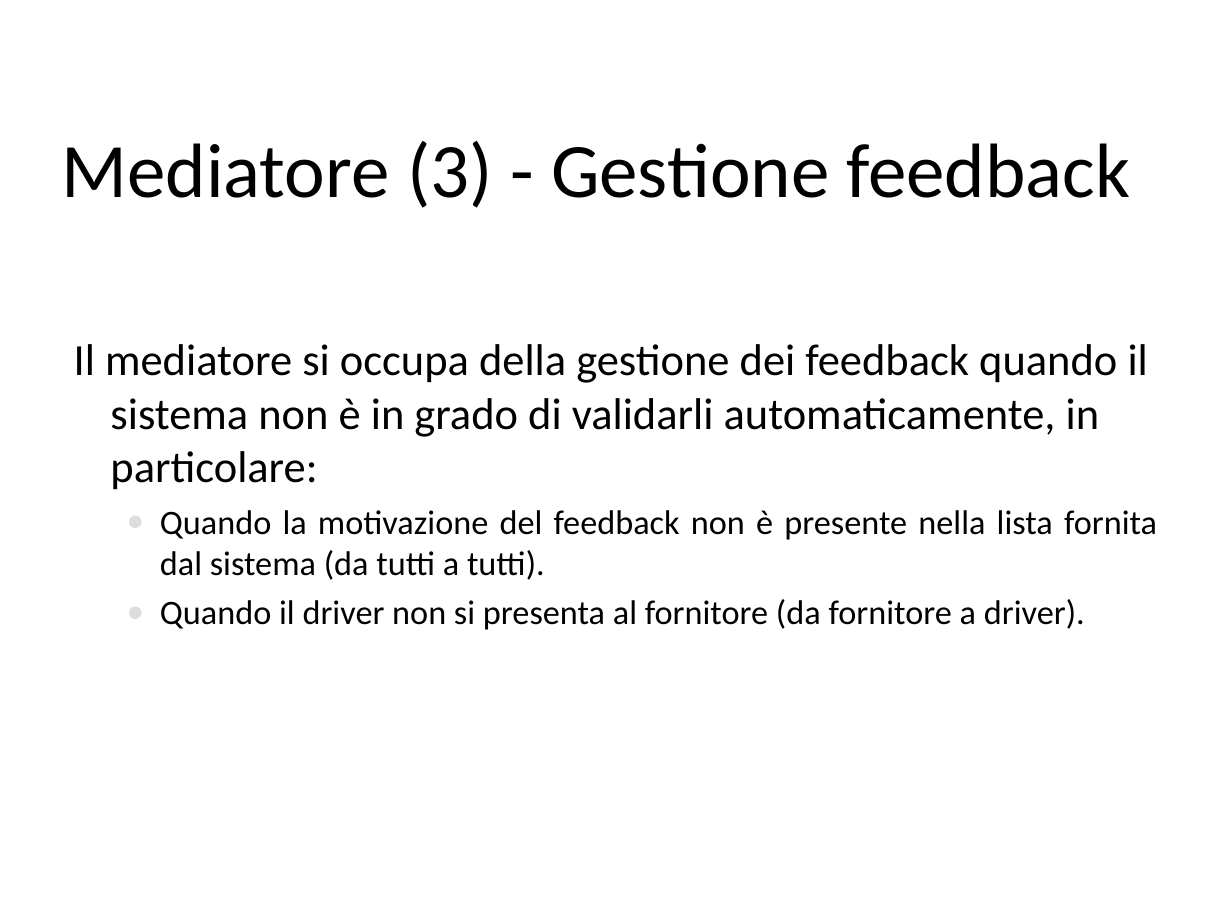
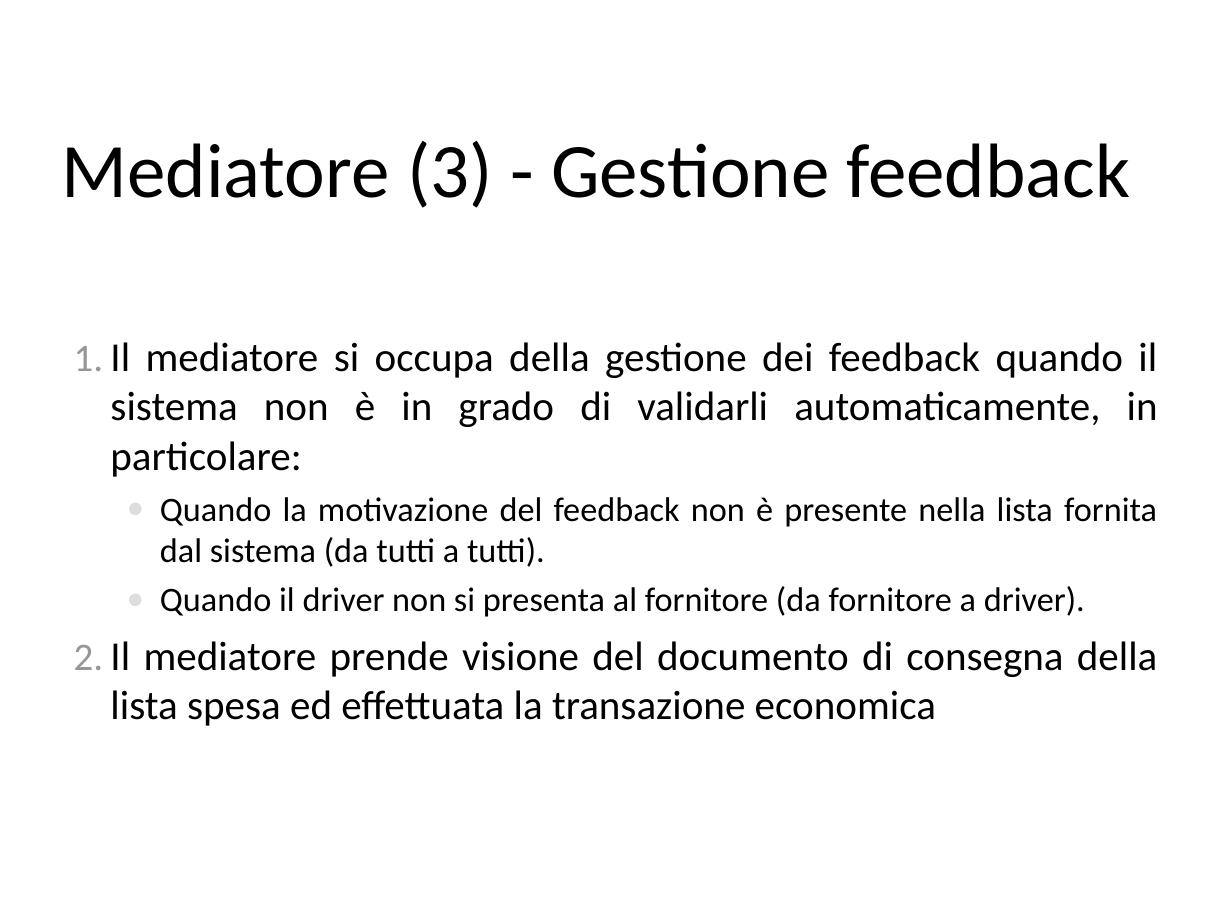
Before and after one commit to ZhangUranus/amicidelgas, a slide deck: slide 13 of trunk/WorkingOfBiz/risorse gassose/G.A.S. 2.2.ppt (slide 12 before the commit). Drawn at 1232x924 pixels with LibreOffice and Linux fonts; fonts in the diff are those of the drawing; background and template pictures are left out. Boxes give left, top, right and bottom in pixels: in the first picture for what was removed or moved away, otherwise in the second. Text is boxed around its words. In the diff, an @@ line names an element or a change of style, - is before the commit and + after.

```diff
--- a/trunk/WorkingOfBiz/risorse gassose/G.A.S. 2.2.ppt
+++ b/trunk/WorkingOfBiz/risorse gassose/G.A.S. 2.2.ppt
@@ text at (110, 342, 1158, 477): size 26 to 24 pt in "Il mediatore si occupa della gestione dei ..."; alignment left to justified; bullet none to 1. @@
@@ text at (110, 641, 1157, 726): paragraph added @@
+2. Il mediatore prende visione del documento di consegna della lista spesa ed effettuata la transazione economica
```
Also in this commit, not shown: 2 other slides changed, 3 slides added, 1 slide removed, 2 other files.
